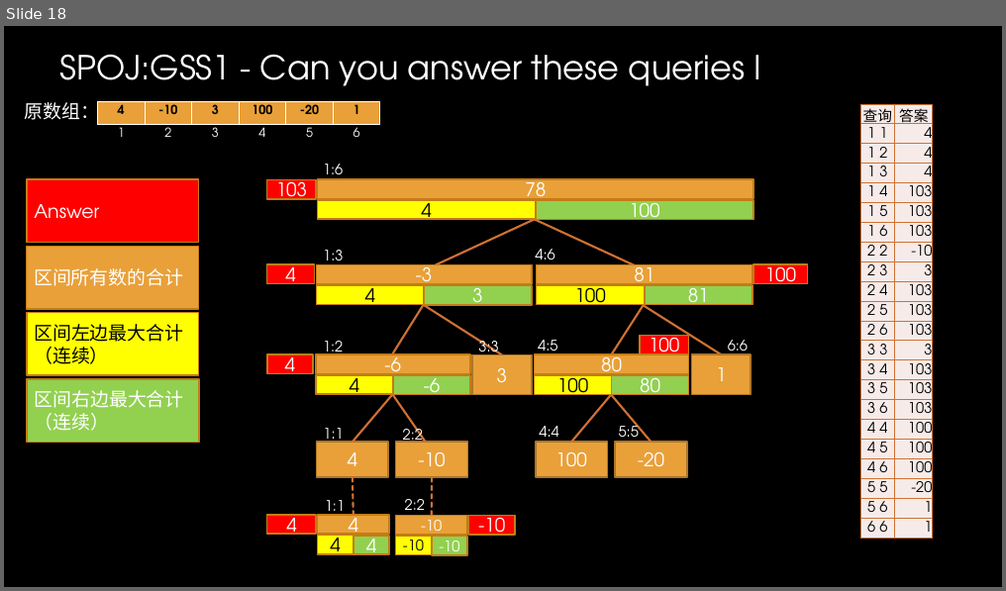
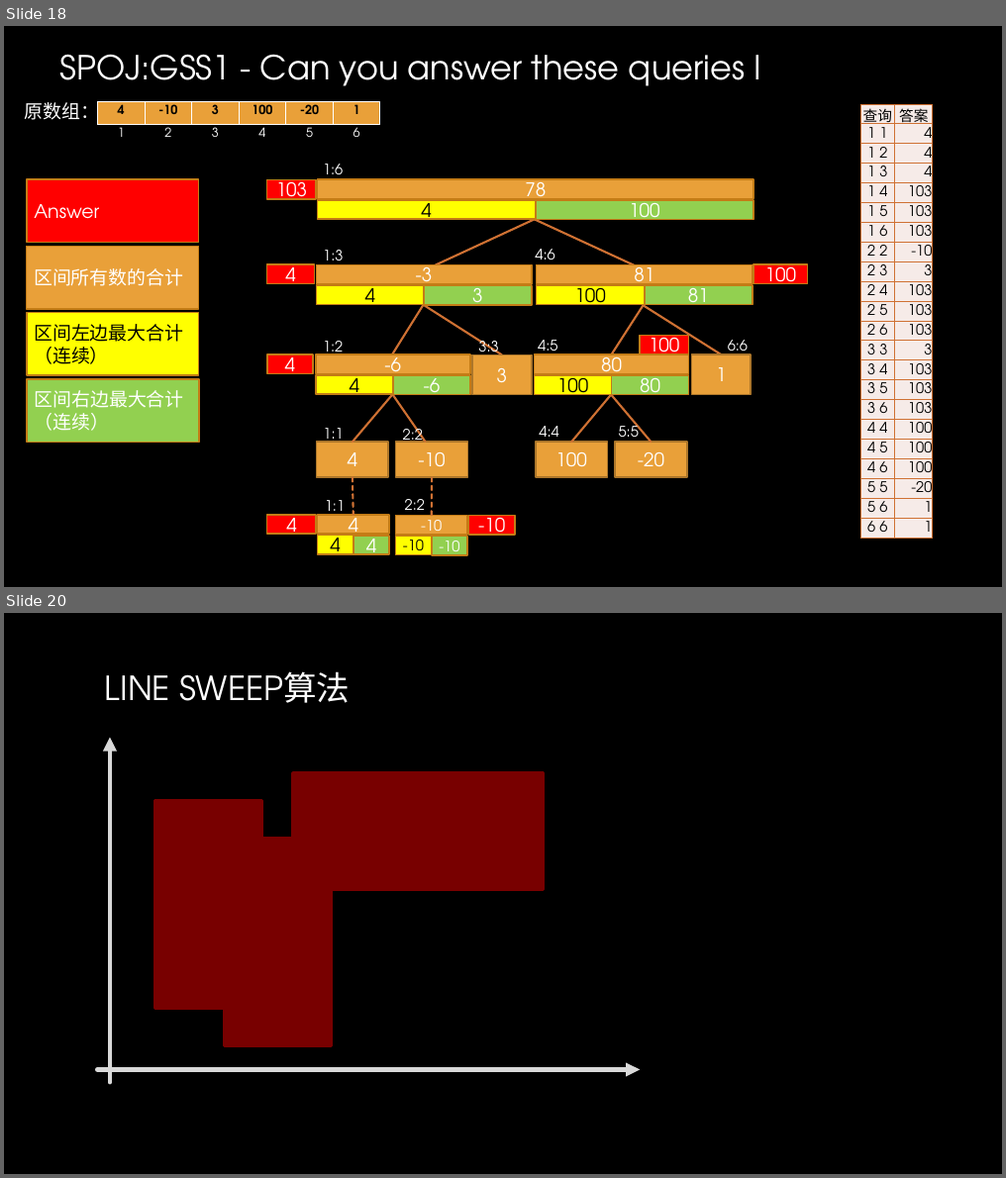
Before and after one commit to gzshawnliang/competitive-programming, a slide deck: doc/Other/RMQ问题.pptx. Shown one above the other, each under a label of ours: slide 18 before the commit, slides 18 and 20 after it; the slides between them are not shown. The pictures are 1006x591 and 1006x1178 pixels, drawn with LibreOffice and Linux fonts; fonts in the diff are those of the drawing; background and template pictures are left out. Boxes give left, top, right and bottom in pixels: in the first picture for what was removed or moved away, otherwise in the second. Text is boxed around its words. In the diff, an @@ line names an element or a change of style, - is before the commit and + after.

```diff
--- a/doc/Other/RMQ问题.pptx
+++ b/doc/Other/RMQ问题.pptx
@@ slide 20 added at [4,613,1002,1174], background picture (left out) @@
@@ title added at [105,671,350,703], 32 pt, text gradient #FFFFFF to #A6A6A6 @@
+LINE SWEEP算法
@@ arrow added from (110, 1082) to (110, 738), #D9D9D9 4.5 pt @@
@@ rectangle added at [293,773,543,890], fill #780000, outline #780000 3 pt @@
@@ rectangle added at [155,800,262,1008], fill #780000, outline #780000 3 pt @@
@@ rectangle added at [224,839,331,1047], fill #780000, outline #780000 3 pt @@
@@ arrow added from (98, 1069) to (641, 1069), #D9D9D9 4.5 pt @@
```
Also in this commit, not shown: 11 other slides added, 1 other file.
